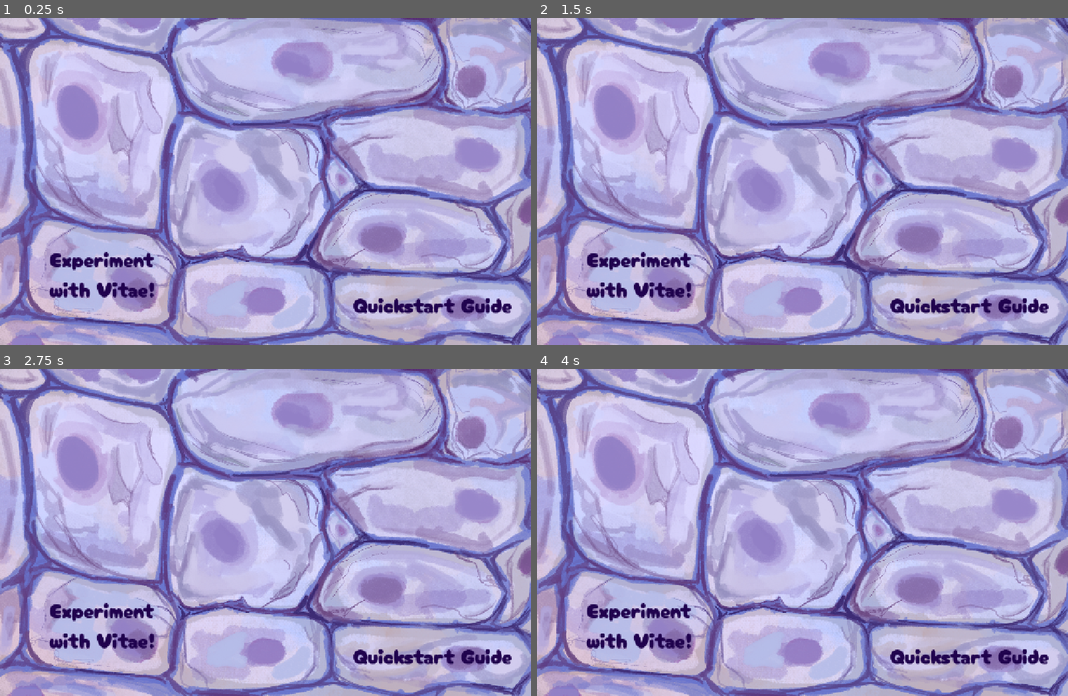
Above: before the commit, frames 1-4 (two rows, left to right).
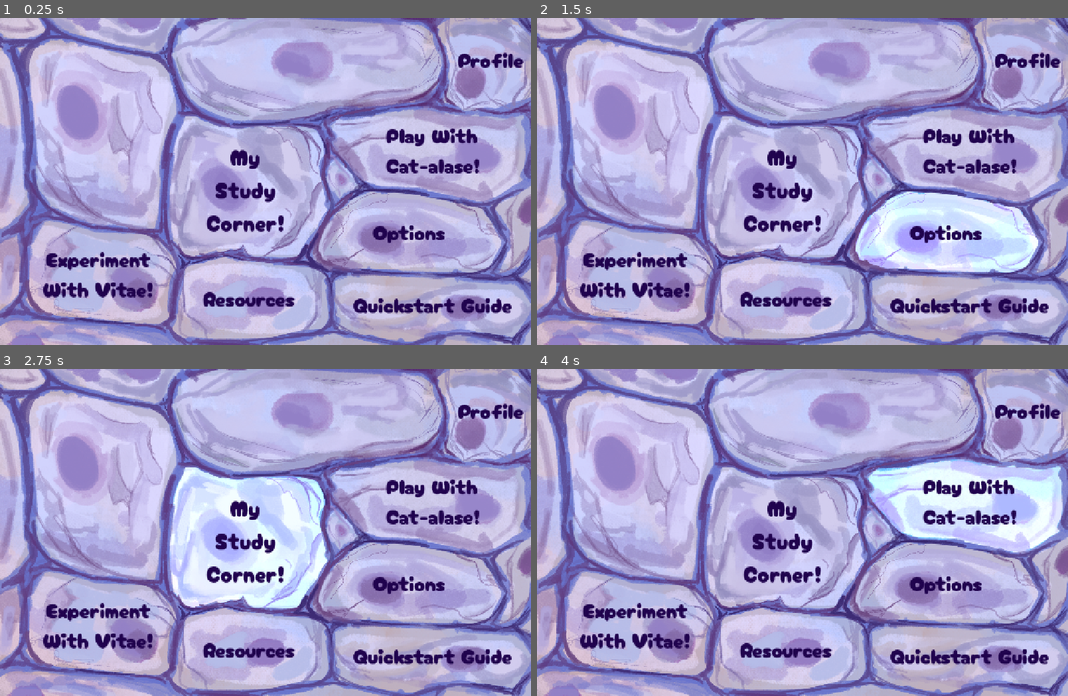
Above: after the commit, the same moments.

Repository: arislam-cs28/vitae
Game: Godot game, scene res://home_screen.tscn
Same seed, same stepped clock (60 frames per second), same inputs: the game is played once before the commit and once after it.
Inputs (mouse positions are in pixels of both pictures, inside the frame that each line leads up to; where the layout moved, square brackets give the same spot in the first picture):
- Up to frame 1 (0.25 s): no input
- Up to frame 2 (1.5 s): click (1020, 63) at 0.5 s; click (945, 240) [956, 233] at 1.25 s
- Up to frame 3 (2.75 s): click (249, 539) [249, 542] at 2 s
- Up to frame 4 (4 s): click (786, 650) [786, 646] at 2.75 s; click (967, 512) [972, 503] at 3.5 s

The runs differ from the first frame. In frame 1, 6.6% of the frame differs, in the area x 8-100%, y 0-99%; in frame 2, 13%; in frame 3, 15%; in frame 4, 13%.

Commit message:
Added and checked all buttons

Diff:
--- a/home_screen.tscn
+++ b/home_screen.tscn
@@ -2,14 +2,21 @@
 
 [ext_resource type="Script" uid="uid://d3cr3pvgjixy" path="res://home_screen.gd" id="1_ktig4"]
 [ext_resource type="Texture2D" uid="uid://gwisdam6txp4" path="res://assets/art/backgrounds/home_bg.png" id="2_gf7oa"]
+[ext_resource type="Texture2D" uid="uid://d0a2aynx18u31" path="res://assets/art/buttons/home/profile_flat.png" id="3_whai3"]
+[ext_resource type="Texture2D" uid="uid://cuaduv0uwk0ik" path="res://assets/art/buttons/home/profile_hover.png" id="4_8sfkg"]
 [ext_resource type="Script" uid="uid://cyn7x8j10nla2" path="res://reusables/texture_button.gd" id="4_fm0op"]
-[ext_resource type="Texture2D" uid="uid://bqf545w7y020n" path="res://assets/placeholders/buton.png" id="4_vivg1"]
-[ext_resource type="Texture2D" uid="uid://brh43hv7g8thl" path="res://assets/placeholders/buton3.png" id="5_o6h2m"]
-[ext_resource type="Texture2D" uid="uid://bjjcr6qjs2dk" path="res://assets/placeholders/buton2.png" id="6_ckqhc"]
+[ext_resource type="Texture2D" uid="uid://dibg2ut8003al" path="res://assets/art/buttons/home/study_flat.png" id="6_8sfkg"]
 [ext_resource type="Texture2D" uid="uid://b0lfdug6hkolu" path="res://assets/art/buttons/home/qui_flat.png" id="7_2352u"]
+[ext_resource type="Texture2D" uid="uid://c1aryuoe84fm8" path="res://assets/art/buttons/home/options_flat.png" id="7_jh6v6"]
 [ext_resource type="Texture2D" uid="uid://drnqddya8l6fk" path="res://assets/art/buttons/home/bot_flat.png" id="7_o6h2m"]
+[ext_resource type="Texture2D" uid="uid://qe3dpyf87ei7" path="res://assets/art/buttons/home/study_hover.png" id="7_rai0l"]
 [ext_resource type="Texture2D" uid="uid://dpdw6obvgx25a" path="res://assets/art/buttons/home/qui_hover.png" id="8_1fxkl"]
 [ext_resource type="Texture2D" uid="uid://biyvjfq37ymwp" path="res://assets/art/buttons/home/bot_hover.png" id="8_ckqhc"]
+[ext_resource type="Texture2D" uid="uid://brhe0ibdwenvs" path="res://assets/art/buttons/home/options_hover.png" id="8_s47f5"]
+[ext_resource type="Texture2D" uid="uid://ct7qli0u2lfpb" path="res://assets/art/buttons/home/pet_flat.png" id="9_ikjqu"]
+[ext_resource type="Texture2D" uid="uid://cj1b5lvl8lxt0" path="res://assets/art/buttons/home/pet_hover.png" id="10_4kdek"]
+[ext_resource type="Texture2D" uid="uid://csh8go2d72kyc" path="res://assets/art/buttons/home/rec_flat.png" id="13_rai0l"]
+[ext_resource type="Texture2D" uid="uid://cjae8y3qyooeq" path="res://assets/art/buttons/home/rec_hover.png" id="14_7tdw8"]
 
 [sub_resource type="StyleBoxTexture" id="StyleBoxTexture_ktig4"]
 texture = ExtResource("2_gf7oa")
@@ -31,73 +38,128 @@
 
 [node name="User" type="TextureButton" parent="." unique_id=1350914221]
 layout_mode = 0
-offset_left = 1080.0
-offset_top = 8.0
-offset_right = 1296.0
-offset_bottom = 224.0
-texture_normal = ExtResource("4_vivg1")
-texture_pressed = ExtResource("5_o6h2m")
-texture_hover = ExtResource("6_ckqhc")
-ignore_texture_size = true
-stretch_mode = 0
-script = ExtResource("4_fm0op")
-metadata/_custom_type_script = "uid://cyn7x8j10nla2"
+offset_left = 1064.0
+offset_right = 1300.0
+offset_bottom = 232.0
+texture_normal = ExtResource("3_whai3")
+texture_pressed = ExtResource("3_whai3")
+texture_hover = ExtResource("4_8sfkg")
+ignore_texture_size = true
+stretch_mode = 0
+script = ExtResource("4_fm0op")
+metadata/_custom_type_script = "uid://cyn7x8j10nla2"
+
+[node name="Label" type="Label" parent="User" unique_id=260229441]
+layout_mode = 0
+offset_left = 56.0
+offset_top = 64.0
+offset_right = 218.0
+offset_bottom = 137.0
+theme_override_colors/font_color = Color(0.1254902, 0.011764706, 0.30588236, 1)
+theme_override_font_sizes/font_size = 50
+text = "Profile"
+
+[node name="Study" type="TextureButton" parent="." unique_id=1554401806]
+layout_mode = 0
+offset_left = 400.0
+offset_top = 240.0
+offset_right = 816.0
+offset_bottom = 592.0
+texture_normal = ExtResource("6_8sfkg")
+texture_pressed = ExtResource("6_8sfkg")
+texture_hover = ExtResource("7_rai0l")
+ignore_texture_size = true
+stretch_mode = 0
+script = ExtResource("4_fm0op")
+metadata/_custom_type_script = "uid://cyn7x8j10nla2"
+
+[node name="Label" type="Label" parent="Study" unique_id=320022927]
+layout_mode = 0
+offset_left = 104.0
+offset_top = 58.0
+offset_right = 297.0
+offset_bottom = 298.0
+theme_override_colors/font_color = Color(0.1254902, 0.011764706, 0.30588236, 1)
+theme_override_constants/line_spacing = 0
+theme_override_font_sizes/font_size = 55
+text = "My
+Study
+Corner!"
+horizontal_alignment = 1
+
+[node name="VirtualPet" type="TextureButton" parent="." unique_id=1053206207]
+layout_mode = 0
+offset_left = 800.0
+offset_top = 200.0
+offset_right = 1304.0
+offset_bottom = 512.0
+texture_normal = ExtResource("9_ikjqu")
+texture_pressed = ExtResource("9_ikjqu")
+texture_hover = ExtResource("10_4kdek")
+ignore_texture_size = true
+stretch_mode = 0
+script = ExtResource("4_fm0op")
+metadata/_custom_type_script = "uid://cyn7x8j10nla2"
+
+[node name="Label" type="Label" parent="VirtualPet" unique_id=1766915964]
+layout_mode = 0
+offset_left = 144.0
+offset_top = 49.0
+offset_right = 375.0
+offset_bottom = 195.0
+theme_override_colors/font_color = Color(0.1254902, 0.011764706, 0.30588236, 1)
+theme_override_constants/line_spacing = 0
+theme_override_font_sizes/font_size = 50
+text = "Play With
+Cat-alase!"
 
 [node name="Options" type="TextureButton" parent="." unique_id=995940275]
 layout_mode = 0
-offset_left = 816.0
-offset_top = 440.0
-offset_right = 1232.0
-offset_bottom = 608.0
-texture_normal = ExtResource("4_vivg1")
-texture_pressed = ExtResource("5_o6h2m")
-texture_hover = ExtResource("6_ckqhc")
-ignore_texture_size = true
-stretch_mode = 0
-script = ExtResource("4_fm0op")
-metadata/_custom_type_script = "uid://cyn7x8j10nla2"
+offset_left = 768.0
+offset_top = 392.0
+offset_right = 1240.0
+offset_bottom = 688.0
+texture_normal = ExtResource("7_jh6v6")
+texture_pressed = ExtResource("7_jh6v6")
+texture_hover = ExtResource("8_s47f5")
+ignore_texture_size = true
+stretch_mode = 0
+script = ExtResource("4_fm0op")
+metadata/_custom_type_script = "uid://cyn7x8j10nla2"
+
+[node name="Label" type="Label" parent="Options" unique_id=848360725]
+layout_mode = 0
+offset_left = 144.0
+offset_top = 94.0
+offset_right = 322.0
+offset_bottom = 167.0
+theme_override_colors/font_color = Color(0.1254902, 0.011764706, 0.30588236, 1)
+theme_override_font_sizes/font_size = 50
+text = "Options"
 
 [node name="Resources" type="TextureButton" parent="." unique_id=1745533384]
 layout_mode = 0
-offset_left = 432.0
-offset_top = 600.0
-offset_right = 800.0
-offset_bottom = 760.0
-texture_normal = ExtResource("4_vivg1")
-texture_pressed = ExtResource("5_o6h2m")
-texture_hover = ExtResource("6_ckqhc")
-ignore_texture_size = true
-stretch_mode = 0
-script = ExtResource("4_fm0op")
-metadata/_custom_type_script = "uid://cyn7x8j10nla2"
-
-[node name="Study" type="TextureButton" parent="." unique_id=1554401806]
-layout_mode = 0
-offset_left = 432.0
-offset_top = 256.0
-offset_right = 792.0
-offset_bottom = 592.0
-texture_normal = ExtResource("4_vivg1")
-texture_pressed = ExtResource("5_o6h2m")
-texture_hover = ExtResource("6_ckqhc")
-ignore_texture_size = true
-stretch_mode = 0
-script = ExtResource("4_fm0op")
-metadata/_custom_type_script = "uid://cyn7x8j10nla2"
-
-[node name="VirtualPet" type="TextureButton" parent="." unique_id=1053206207]
-layout_mode = 0
-offset_left = 840.0
-offset_top = 232.0
-offset_right = 1280.0
-offset_bottom = 432.0
-texture_normal = ExtResource("4_vivg1")
-texture_pressed = ExtResource("5_o6h2m")
-texture_hover = ExtResource("6_ckqhc")
-ignore_texture_size = true
-stretch_mode = 0
-script = ExtResource("4_fm0op")
-metadata/_custom_type_script = "uid://cyn7x8j10nla2"
+offset_left = 416.0
+offset_top = 576.0
+offset_right = 808.0
+offset_bottom = 792.0
+texture_normal = ExtResource("13_rai0l")
+texture_pressed = ExtResource("13_rai0l")
+texture_hover = ExtResource("14_7tdw8")
+ignore_texture_size = true
+stretch_mode = 0
+script = ExtResource("4_fm0op")
+metadata/_custom_type_script = "uid://cyn7x8j10nla2"
+
+[node name="Label" type="Label" parent="Resources" unique_id=567923804]
+layout_mode = 0
+offset_left = 80.0
+offset_top = 72.0
+offset_right = 306.0
+offset_bottom = 145.0
+theme_override_colors/font_color = Color(0.1254902, 0.011764706, 0.30588236, 1)
+theme_override_font_sizes/font_size = 50
+text = "Resources"
 
 [node name="Quickstart" type="TextureButton" parent="." unique_id=1745423749]
 layout_mode = 0
@@ -139,20 +201,20 @@
 
 [node name="Label" type="Label" parent="Bot" unique_id=1334041778]
 layout_mode = 0
-offset_left = 72.0
+offset_left = 56.0
 offset_top = 48.0
-offset_right = 331.0
+offset_right = 327.0
 offset_bottom = 195.0
 theme_override_colors/font_color = Color(0.12437331, 0.010636174, 0.3060821, 1)
 theme_override_constants/line_spacing = 0
 theme_override_font_sizes/font_size = 50
 text = "Experiment
-with Vitae!"
+With Vitae!"
 horizontal_alignment = 1
 
 [connection signal="pressed" from="User" to="." method="_on_user_pressed"]
+[connection signal="pressed" from="Study" to="." method="_on_study_pressed"]
+[connection signal="pressed" from="VirtualPet" to="." method="_on_virtual_pet_pressed"]
 [connection signal="pressed" from="Options" to="." method="_on_options_pressed"]
 [connection signal="pressed" from="Resources" to="." method="_on_resources_pressed"]
-[connection signal="pressed" from="Study" to="." method="_on_study_pressed"]
-[connection signal="pressed" from="VirtualPet" to="." method="_on_virtual_pet_pressed"]
 [connection signal="pressed" from="Bot" to="." method="_on_bot_pressed"]
Renamed: assets/art/buttons/home/IMG_2360.png -> assets/art/buttons/home/options_flat.png
Not shown, added: assets/art/buttons/home/options_flat.png.import
Renamed: assets/art/buttons/home/IMG_2361.png -> assets/art/buttons/home/options_hover.png
Not shown, added: assets/art/buttons/home/options_hover.png.import
Renamed: assets/art/buttons/home/IMG_2362.png -> assets/art/buttons/home/pet_flat.png
Not shown, added: assets/art/buttons/home/pet_flat.png.import
Renamed: assets/art/buttons/home/IMG_2363.png -> assets/art/buttons/home/pet_hover.png
Not shown, added: assets/art/buttons/home/pet_hover.png.import
Renamed: assets/art/buttons/home/IMG_2364.png -> assets/art/buttons/home/profile_flat.png
Not shown, added: assets/art/buttons/home/profile_flat.png.import
Renamed: assets/art/buttons/home/IMG_2365.png -> assets/art/buttons/home/profile_hover.png
Not shown, added: assets/art/buttons/home/profile_hover.png.import
(and 8 more such lines)
